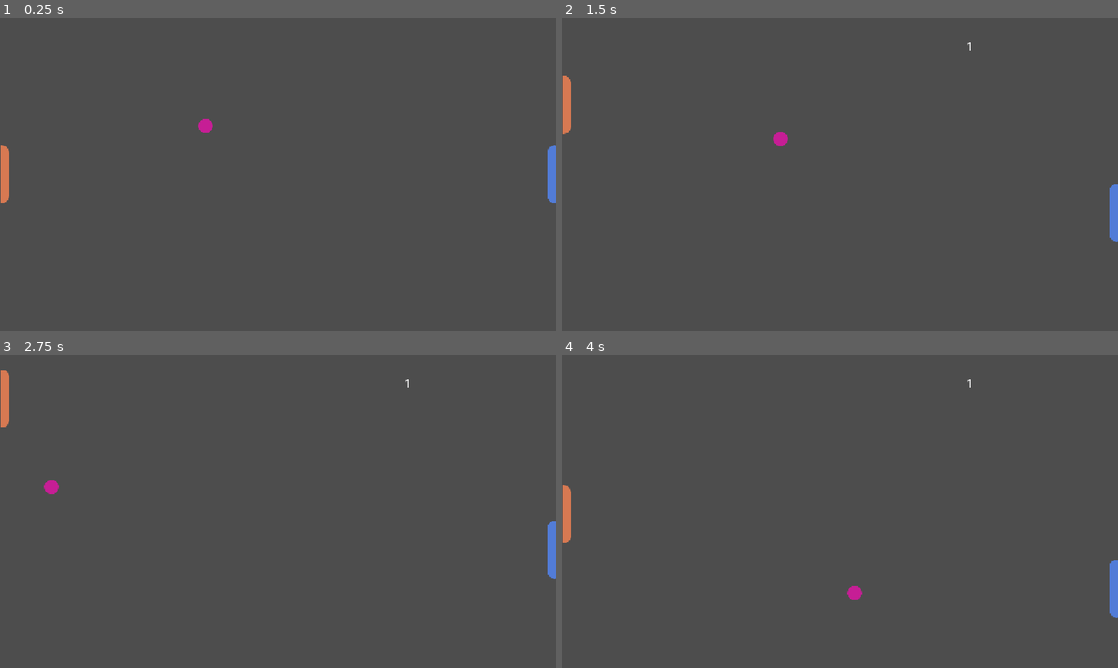
Above: before the commit, frames 1-4 (two rows, left to right).
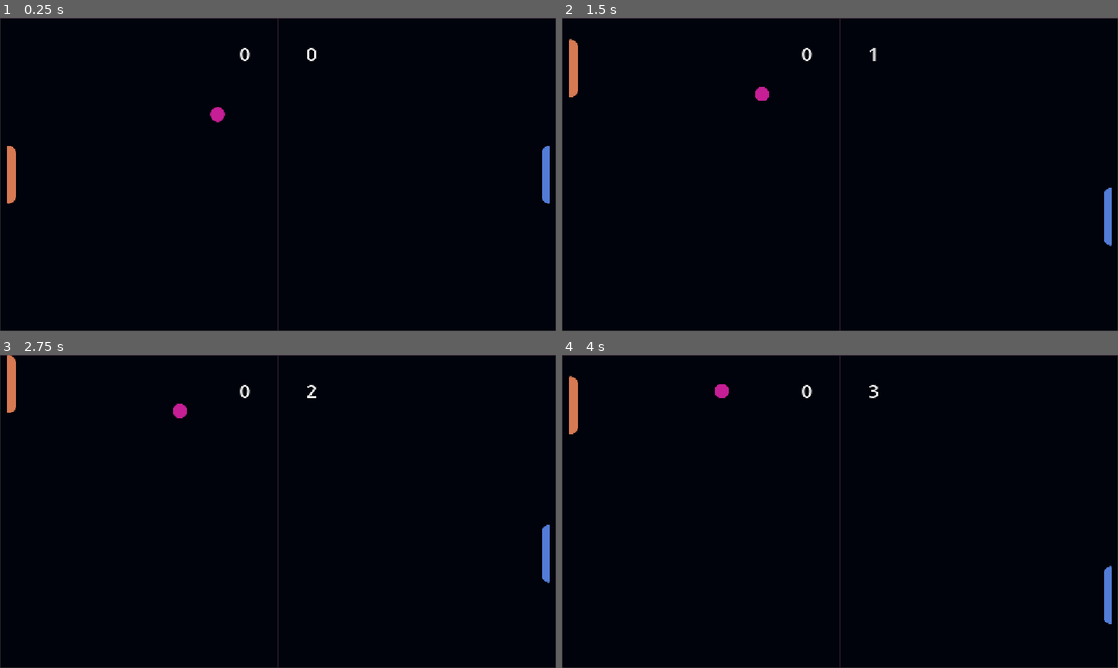
Above: after the commit, the same moments.

Repository: handup/pingalexpongavel
Game: Godot game, scene res://scenes/game.tscn
The game is run twice, just before and just after one commit, with the same random seed, the same clock (stepped at 60 frames per second) and the same inputs.
Inputs:
- Up to frame 1 (0.25 s): no input
- Up to frame 2 (1.5 s): hold Up (ui_up) 0.53-1.28 s; tap S (player2_down) at 0.6, 1.35 s; hold Down (ui_down) from 1.28 s (still down)
- Up to frame 3 (2.75 s): release Down (ui_down) at 2.03 s; hold Up (ui_up) from 2.03 s (still down); tap W (player2_up) at 2.1 s; tap S (player2_down) at 2.3 s
- Up to frame 4 (4 s): tap S (player2_down) at 2.85, 3.6 s; release Up (ui_up) at 3.53 s; hold Down (ui_down) from 3.53 s (still down)

The runs differ from the first frame. In frame 1, 100% of the frame differs, in the area x 0-100%, y 0-100%; in frame 2, 100%; in frame 3, 100%; in frame 4, 100%.

Commit message:
arena added and collision bug fix

Diff:
--- a/project.godot
+++ b/project.godot
@@ -32,6 +32,16 @@
 "events": [Object(InputEventKey,"resource_local_to_scene":false,"resource_name":"","device":-1,"window_id":0,"alt_press …(192 unchanged characters)…
 ]
 }
+player1_up={
+"deadzone": 0.2,
+"events": [Object(InputEventKey,"resource_local_to_scene":false,"resource_name":"","device":-1,"window_id":0,"alt_pressed":false,"shift_pressed":false,"ctrl_pressed":false,"meta_pressed":false,"pressed":false,"keycode":0,"physical_keycode":4194320,"key_label":0,"unicode":0,"location":0,"echo":false,"script":null)
+]
+}
+player1_down={
+"deadzone": 0.2,
+"events": [Object(InputEventKey,"resource_local_to_scene":false,"resource_name":"","device":-1,"window_id":0,"alt_pressed":false,"shift_pressed":false,"ctrl_pressed":false,"meta_pressed":false,"pressed":false,"keycode":0,"physical_keycode":4194322,"key_label":0,"unicode":0,"location":0,"echo":false,"script":null)
+]
+}
 
 [physics]
 
--- a/scenes/arena.tscn
+++ b/scenes/arena.tscn
@@ -32,7 +32,8 @@
 shape = SubResource("WorldBoundaryShape2D_uwrxv")
 
 [node name="GOOOOOOOOOL_Left" type="Area2D" parent="." unique_id=827710140]
-position = Vector2(1, 253)
+position = Vector2(-14, 253)
+collision_mask = 2
 script = ExtResource("1_wl4x5")
 
 [node name="CollisionShape2D" type="CollisionShape2D" parent="GOOOOOOOOOL_Left" unique_id=1179415306]
@@ -40,7 +41,8 @@
 shape = SubResource("WorldBoundaryShape2D_xu7wj")
 
 [node name="GOOOOOOOOOL_Right" type="Area2D" parent="." unique_id=1728385195]
-position = Vector2(1154, 314)
+position = Vector2(1138, 314)
+collision_mask = 2
 script = ExtResource("1_e05a3")
 
 [node name="CollisionShape2D" type="CollisionShape2D" parent="GOOOOOOOOOL_Right" unique_id=506444601]
--- a/scenes/ball.gd
+++ b/scenes/ball.gd
@@ -1,15 +1,17 @@
 extends CharacterBody2D
 
+const SPEED = 500
+
 func respawn():
-	position = Vector2(526.0, 323.5)
-	velocity.y = -1 * 400
-	velocity.x = -1 * 400
+	position = Vector2(567.0, 323.5)
+	velocity.y = -1 * SPEED
+	velocity.x = -1 * SPEED
 	pass
 
 # Called when the node enters the scene tree for the first time.
 func _ready() -> void:
-	velocity.y = -1 * 400
-	velocity.x = -1 * 400
+	velocity.y = -1 * SPEED
+	velocity.x = -1 * SPEED
 	print(position)
 	pass # Replace with function body.
 
--- a/scenes/game.tscn
+++ b/scenes/game.tscn
@@ -5,6 +5,7 @@
 [ext_resource type="PackedScene" uid="uid://bhu5yr56gsy0f" path="res://scenes/Ball.tscn" id="3_lbhrr"]
 [ext_resource type="Script" uid="uid://dtmwygvya045t" path="res://scenes/arbitru'.gd" id="4_lbhrr"]
 [ext_resource type="PackedScene" uid="uid://t3dg106v41h" path="res://scenes/player2.tscn" id="5_iywne"]
+[ext_resource type="Texture2D" uid="uid://b6w5ep2ef3h4k" path="res://assets/Board.png" id="6_p57ef"]
 
 [node name="Game" type="Node2D" unique_id=1186145034]
 
@@ -13,26 +14,41 @@
 
 [node name="Arena" parent="." unique_id=1076363587 instance=ExtResource("2_lnu2h")]
 
-[node name="Ball_Rigid" parent="." unique_id=1392445141 instance=ExtResource("3_lbhrr")]
-position = Vector2(526, 323.5)
+[node name="Ball" parent="." unique_id=1392445141 instance=ExtResource("3_lbhrr")]
+position = Vector2(562, 323.5)
+collision_layer = 2
 
 [node name="Arbitru\'" type="Node2D" parent="." unique_id=2086508367]
 unique_name_in_owner = true
 script = ExtResource("4_lbhrr")
 
 [node name="Player_Score" type="Label" parent="Arbitru\'" unique_id=1212345581]
-offset_left = 79.0
-offset_top = 25.0
-offset_right = 160.0
-offset_bottom = 75.0
-theme_override_font_sizes/font_size = 30
+offset_left = 482.0
+offset_top = 45.0
+offset_right = 563.0
+offset_bottom = 100.0
+theme_override_font_sizes/font_size = 40
+text = "0"
 
 [node name="Enemy_Score" type="Label" parent="Arbitru\'" unique_id=78539596]
-offset_left = 837.0
-offset_top = 36.0
-offset_right = 1056.0
-offset_bottom = 122.0
-theme_override_font_sizes/font_size = 30
+offset_left = 562.0
+offset_top = 45.0
+offset_right = 643.0
+offset_bottom = 100.0
+theme_override_font_sizes/font_size = 40
+text = "0"
+horizontal_alignment = 2
 
 [node name="Player2" parent="." unique_id=787477257 instance=ExtResource("5_iywne")]
-position = Vector2(1142, 323.5)
+position = Vector2(1116, 323.5)
+
+[node name="TextureRect" type="TextureRect" parent="." unique_id=234086355]
+z_index = -1
+offset_left = -14.0
+offset_top = -1.0
+offset_right = 1138.0
+offset_bottom = 647.0
+texture = ExtResource("6_p57ef")
+
+[node name="Camera2D" type="Camera2D" parent="." unique_id=501123144]
+position = Vector2(562, 323)
--- a/scenes/goooooooool_left.gd
+++ b/scenes/goooooooool_left.gd
@@ -1,7 +1,7 @@
 extends Area2D
 
 @onready var arbitru_: Node2D = $"../../Arbitru'"
-@onready var BALL: CharacterBody2D = $"../../Ball_Rigid"
+@onready var BALL: CharacterBody2D = $"../../Ball"
 
 
 # Called when the node enters the scene tree for the first time.
@@ -13,5 +13,6 @@
 	pass
 
 func _on_body_entered(body: Node2D) -> void:
-	arbitru_.increaseEnemyScore()
-	BALL.respawn()
+	if(body.name == "Ball"):
+		arbitru_.increaseEnemyScore()
+		BALL.respawn()
--- a/scenes/goooooooool_right.gd
+++ b/scenes/goooooooool_right.gd
@@ -1,7 +1,7 @@
 extends Area2D
 
 @onready var arbitru_: Node2D = $"../../Arbitru'"
-@onready var BALL: CharacterBody2D = $"../../Ball_Rigid"
+@onready var BALL: CharacterBody2D = $"../../Ball"
 
 # Called when the node enters the scene tree for the first time.
 func _ready() -> void:
@@ -12,5 +12,6 @@
 	pass
 
 func _on_body_entered(body: Node2D) -> void:
-	arbitru_.increasePlayerScore()
-	BALL.respawn()
+	if(body.name == "Ball"):
+		arbitru_.increasePlayerScore()
+		BALL.respawn()
--- a/scenes/player.gd
+++ b/scenes/player.gd
@@ -1,13 +1,11 @@
 extends CharacterBody2D
 
 
-const SPEED = 600.0
+const SPEED = 650.0
 
 
 func _physics_process(delta: float) -> void:
-	# Get the input direction and handle the movement/deceleration.
-	# As good practice, you should replace UI actions with custom gameplay actions.
-	var direction := Input.get_axis("ui_up", "ui_down")
+	var direction := Input.get_axis("player1_up", "player2_down")
 	if direction:
 		velocity.y = direction * SPEED
 	else:
--- a/scenes/player.tscn
+++ b/scenes/player.tscn
@@ -9,6 +9,7 @@
 [node name="Player" type="Node2D" unique_id=1085302709]
 
 [node name="CharacterBody2D" type="CharacterBody2D" parent="." unique_id=681391269]
+motion_mode = 1
 script = ExtResource("1_g2els")
 
 [node name="Sprite2D" type="Sprite2D" parent="CharacterBody2D" unique_id=726938356]
--- a/scenes/player2.tscn
+++ b/scenes/player2.tscn
@@ -7,6 +7,7 @@
 size = Vector2(17, 119.5)
 
 [node name="Player2" type="CharacterBody2D" unique_id=787477257]
+motion_mode = 1
 script = ExtResource("1_c08b3")
 
 [node name="Sprite2D" type="Sprite2D" parent="." unique_id=171978908]
--- a/scenes/player_2.gd
+++ b/scenes/player_2.gd
@@ -1,7 +1,7 @@
 extends CharacterBody2D
 
 
-const SPEED = 600.0
+const SPEED = 650.0
 
 
 func _physics_process(delta: float) -> void:
